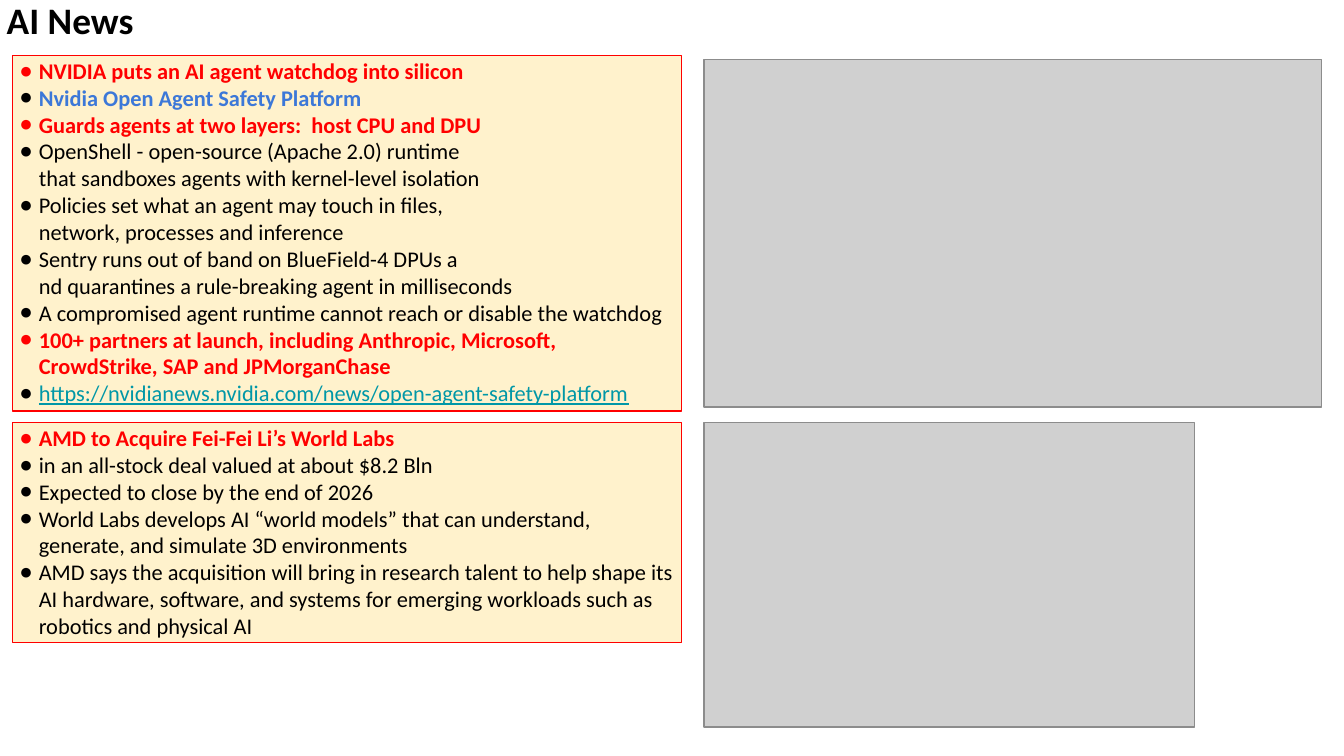
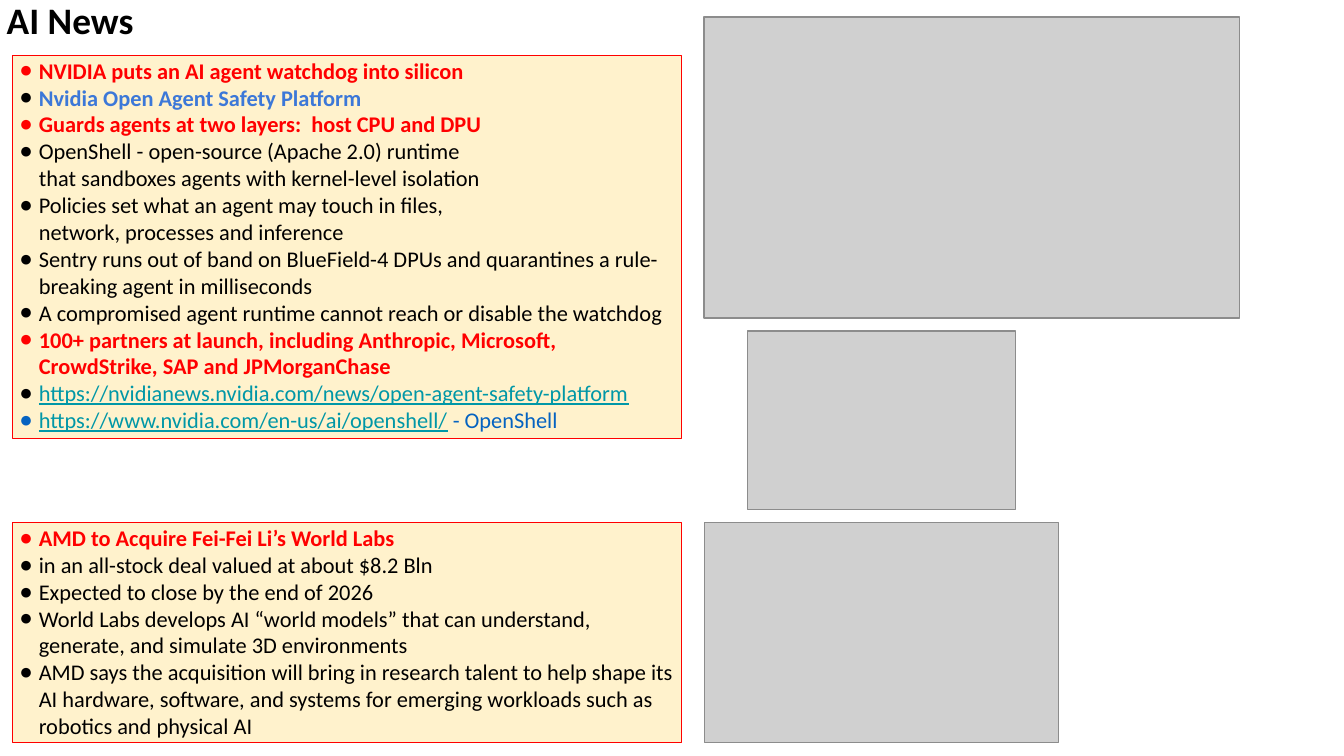
Before and after one commit to lselector/seminar, a slide deck: slide 20 of 2026/2026-10-02-AI-News.pptx (slide 16 before the commit). Drawn at 1344x756 pixels with LibreOffice and Linux fonts; fonts in the diff are those of the drawing; grey boxes stand for pictures. Boxes give left, top, right and bottom in pixels: in the first picture for what was removed or moved away, otherwise in the second. Text is boxed around its words. In the diff, an @@ line names an element or a change of style, - is before the commit and + after.

```diff
--- a/2026/2026-10-02-AI-News.pptx
+++ b/2026/2026-10-02-AI-News.pptx
@@ picture: place and size @@
-picture at (704,59,1321,406)
+picture at (704,17,1239,319)
@@ rectangle "NVIDIA puts an AI agent ...": place and size @@
-rectangle "NVIDIA puts an AI agent ..." at (12,55,681,411)
+rectangle "NVIDIA puts an AI agent ..." at (12,55,681,438)
@@ text in rectangle at (39,251,658,298): spaces changed @@
-● Sentry runs out of band on BlueField-4 DPUs a
-  nd quarantines a rule-breaking agent in milliseconds
+● Sentry runs out of band on BlueField-4 DPUs and quarantines a rule-breaking agent in milliseconds
@@ picture added at (747,331,1016,509) @@
@@ text in rectangle at (39,412,558,432): paragraph added @@
+● https://www.nvidia.com/en-us/ai/openshell/ - OpenShell
@@ picture removed at (704,423,1195,727) @@
@@ rectangle "AMD to Acquire Fei-Fei Li’s ...": place and size @@
-rectangle "AMD to Acquire Fei-Fei Li’s ..." at (12,423,681,644)
+rectangle "AMD to Acquire Fei-Fei Li’s ..." at (12,523,681,743)
@@ picture added at (704,523,1059,743) @@
```
Also in this commit, not shown: 17 other slides changed, 7 slides added, 5 slides removed.
